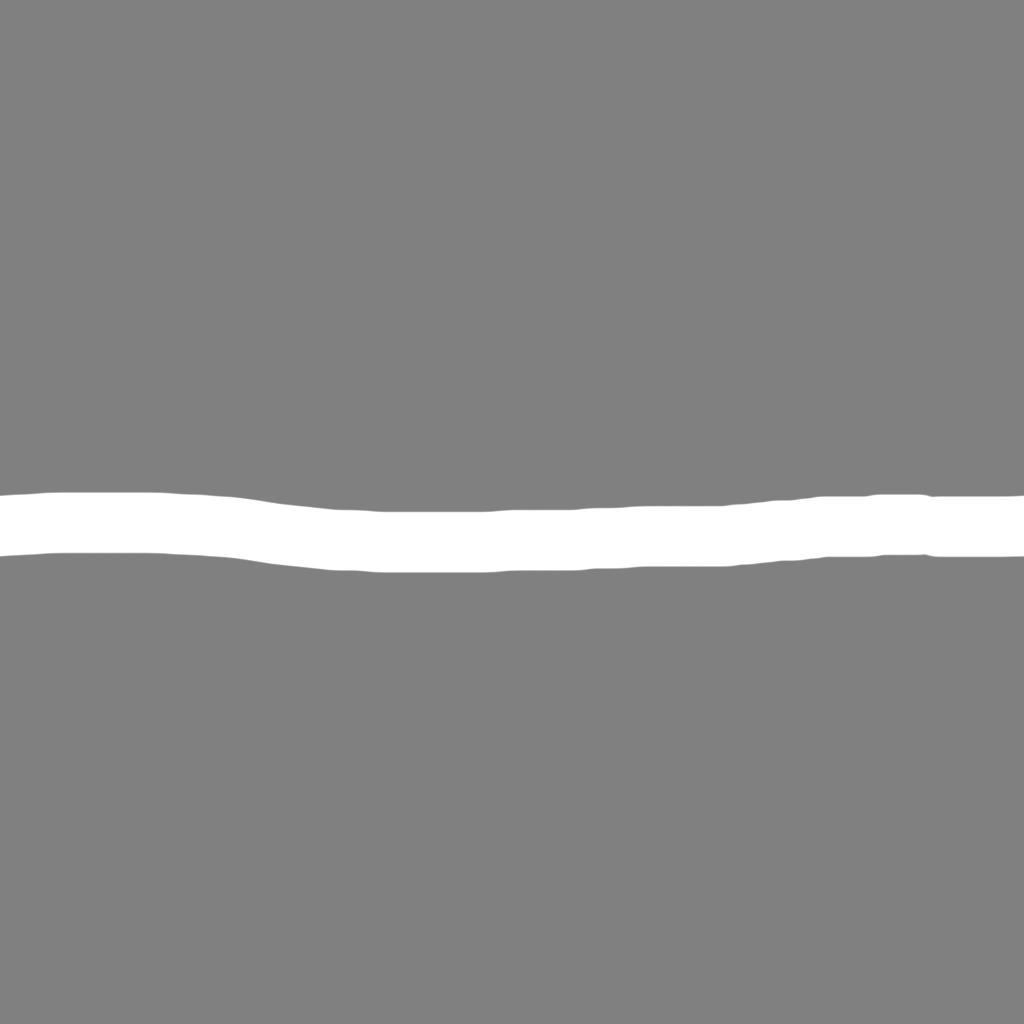
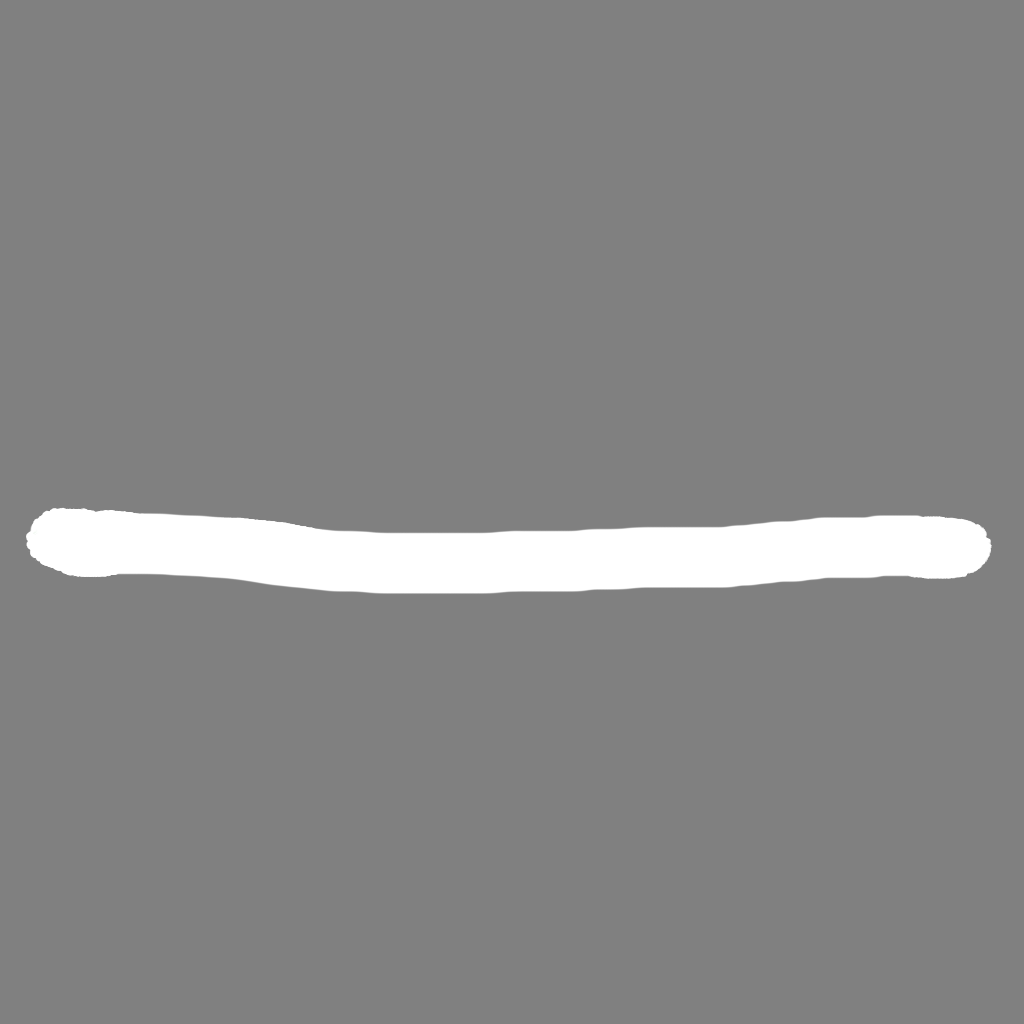
The second (1024, 1024) image is a revision of the first. Changes to its layers:
painted on "Layer 1" over (0, 492, 1024, 594)
